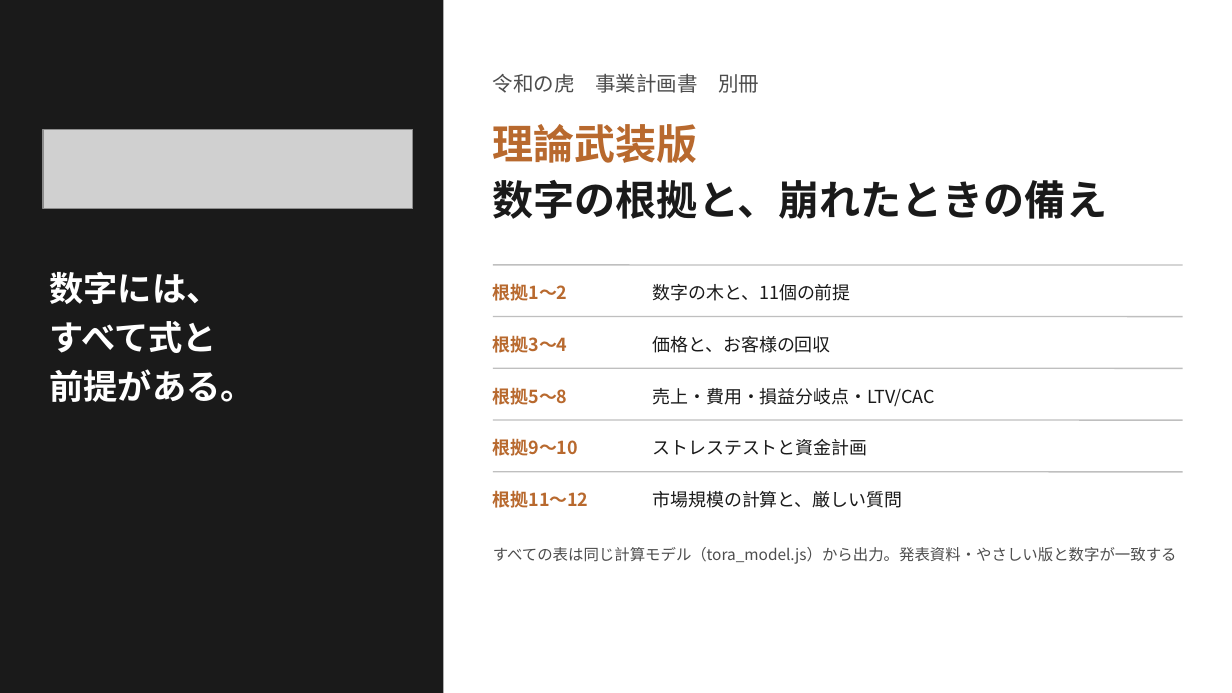
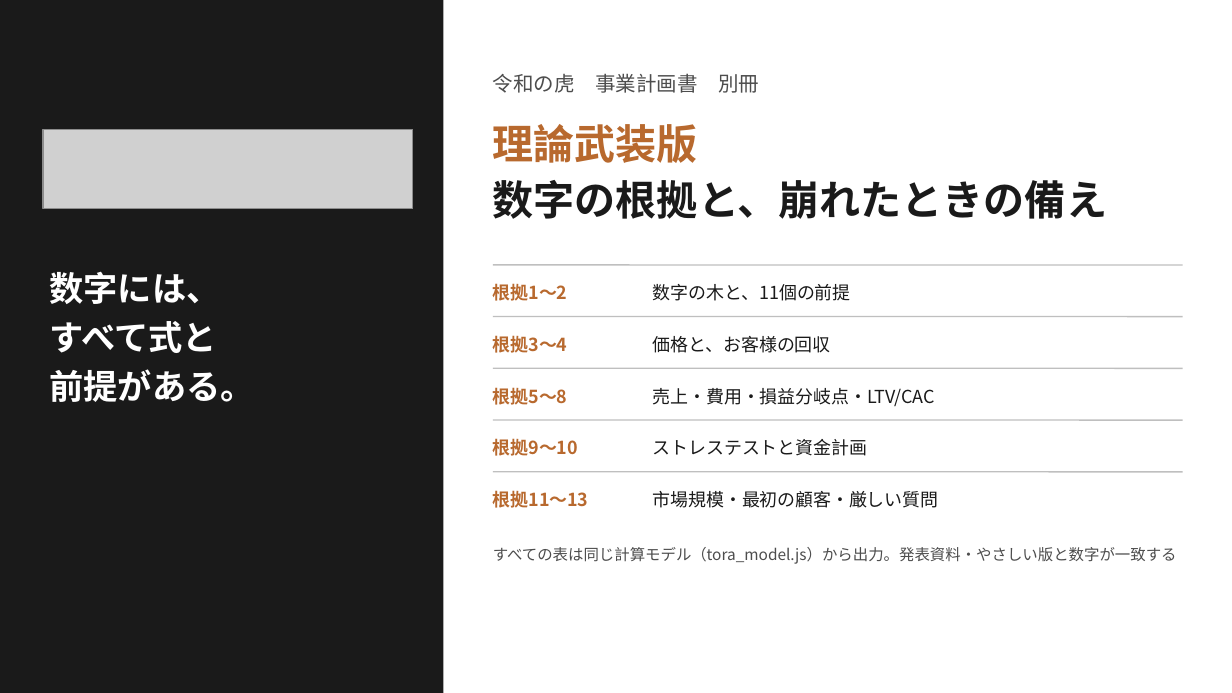
Before and after one commit to SEITOSHIKI/-ai-commute-audio-, a slide deck: slide 1 of deck/令和の虎_理論武装版_数字の根拠.pptx. Drawn at 1232x693 pixels with LibreOffice and Linux fonts; fonts in the diff are those of the drawing; grey boxes stand for pictures; background and template pictures are left out. Boxes give left, top, right and bottom in pixels: in the first picture for what was removed or moved away, otherwise in the second. Text is boxed around its words. In the diff, an @@ line names an element or a change of style, - is before the commit and + after.

```diff
--- a/deck/令和の虎_理論武装版_数字の根拠.pptx
+++ b/deck/令和の虎_理論武装版_数字の根拠.pptx
@@ text at box(493, 490, 589, 508): text changed @@
-根拠11〜12
+根拠11〜13
@@ text at box(653, 491, 938, 508): text changed @@
-市場規模の計算と、厳しい質問
+市場規模・最初の顧客・厳しい質問
```
Also in this commit, not shown: 5 other slides changed, 1 slide added, 16 other files.
